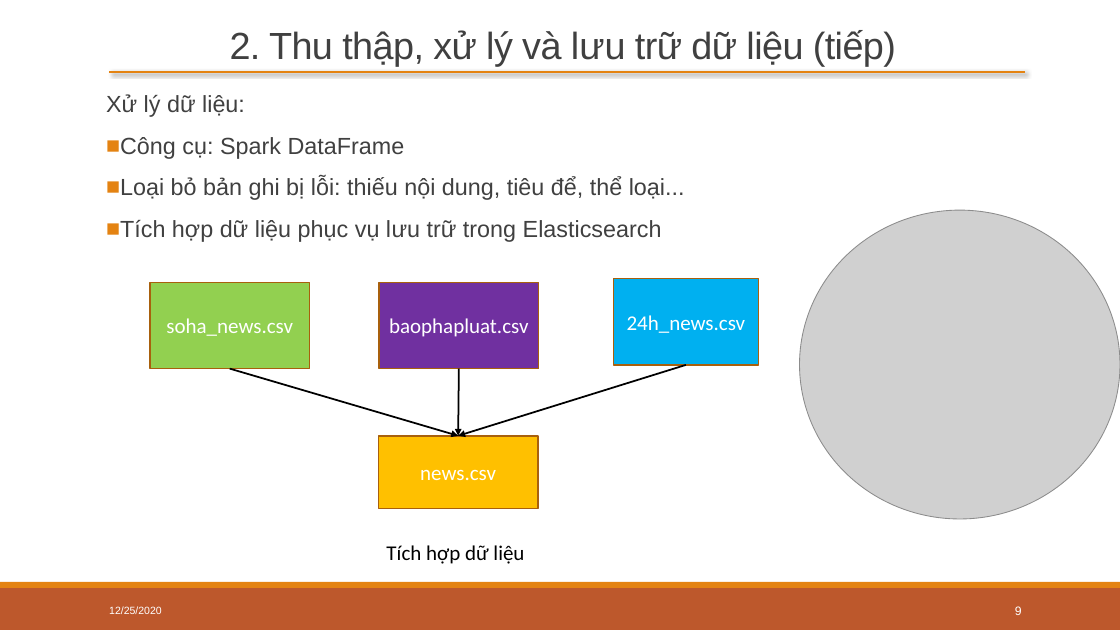
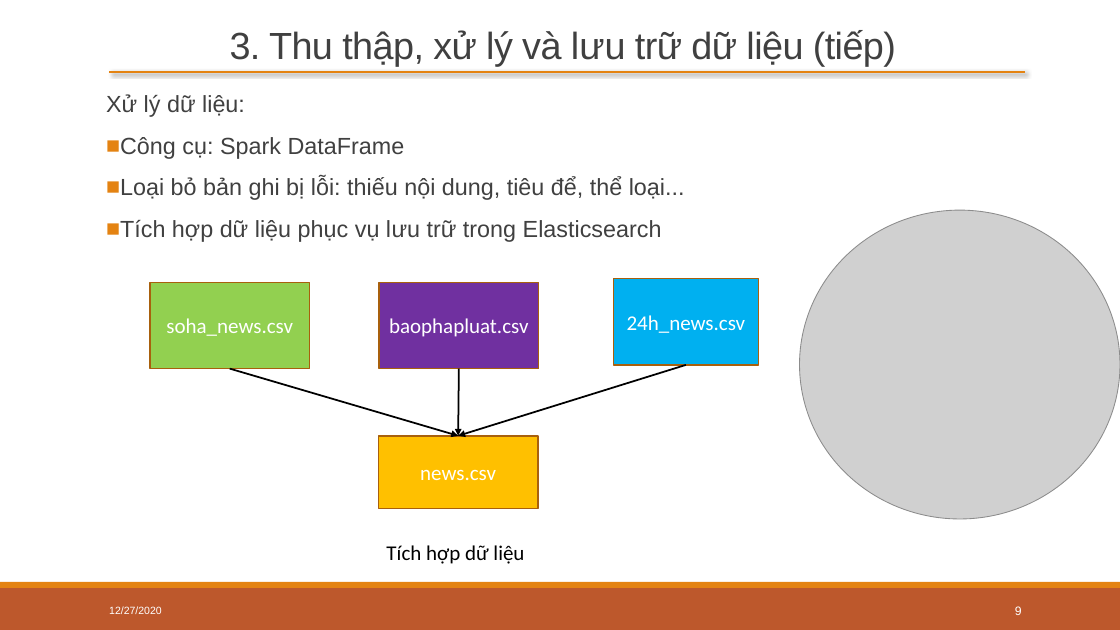
Before and after one commit to trongtuyen99/bigdata_20201, a slide deck: slide 9 of report/docs/Thu thập và xử lý bài báo.pptx. Drawn at 1120x630 pixels with LibreOffice and Linux fonts; fonts in the diff are those of the drawing; grey boxes stand for pictures. Boxes give left, top, right and bottom in pixels: in the first picture for what was removed or moved away, otherwise in the second. Text is boxed around its words. In the diff, an @@ line names an element or a change of style, - is before the commit and + after.

```diff
--- a/report/docs/Thu thập và xử lý bài báo.pptx
+++ b/report/docs/Thu thập và xử lý bài báo.pptx
@@ title at [230,30,896,66]: text changed @@
-2. Thu thập, xử lý và lưu trữ dữ liệu (tiếp)
+3. Thu thập, xử lý và lưu trữ dữ liệu (tiếp)
@@ text at [109,606,162,614]: text changed @@
-12/25/2020
+12/27/2020
```
Also in this commit, not shown: 18 other slides changed, 1 slide added, 2 other files.
